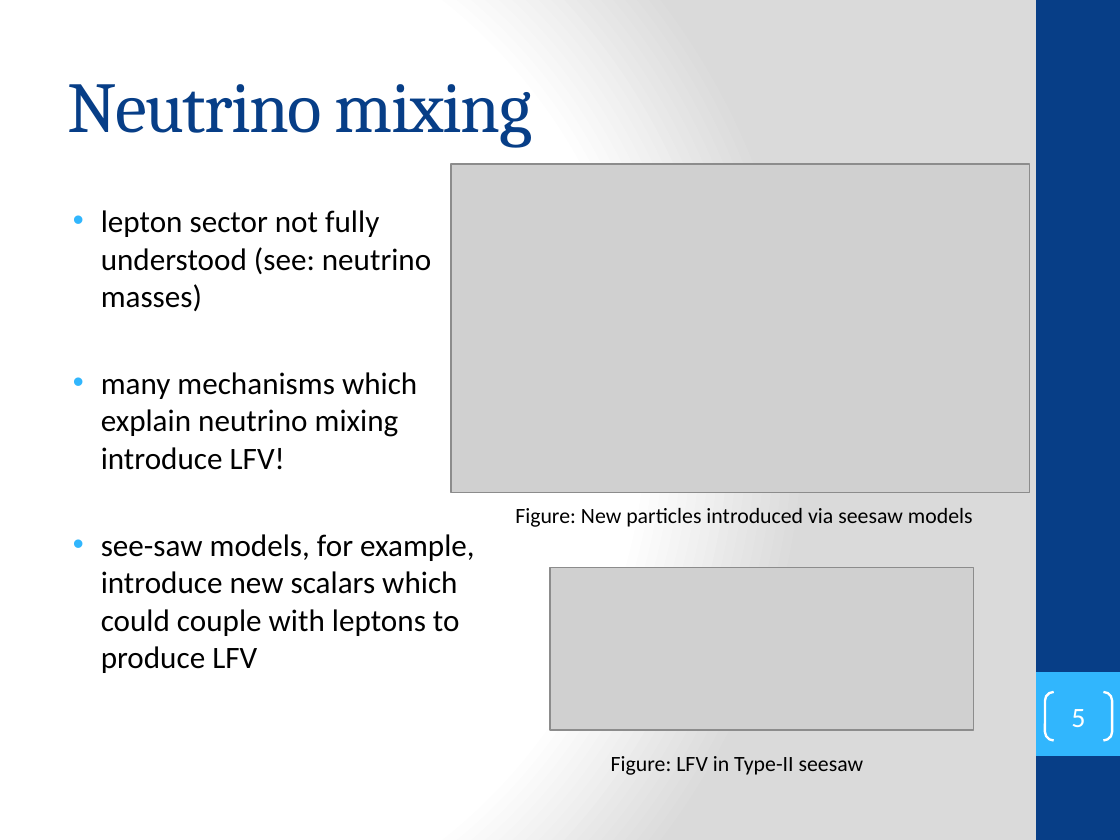
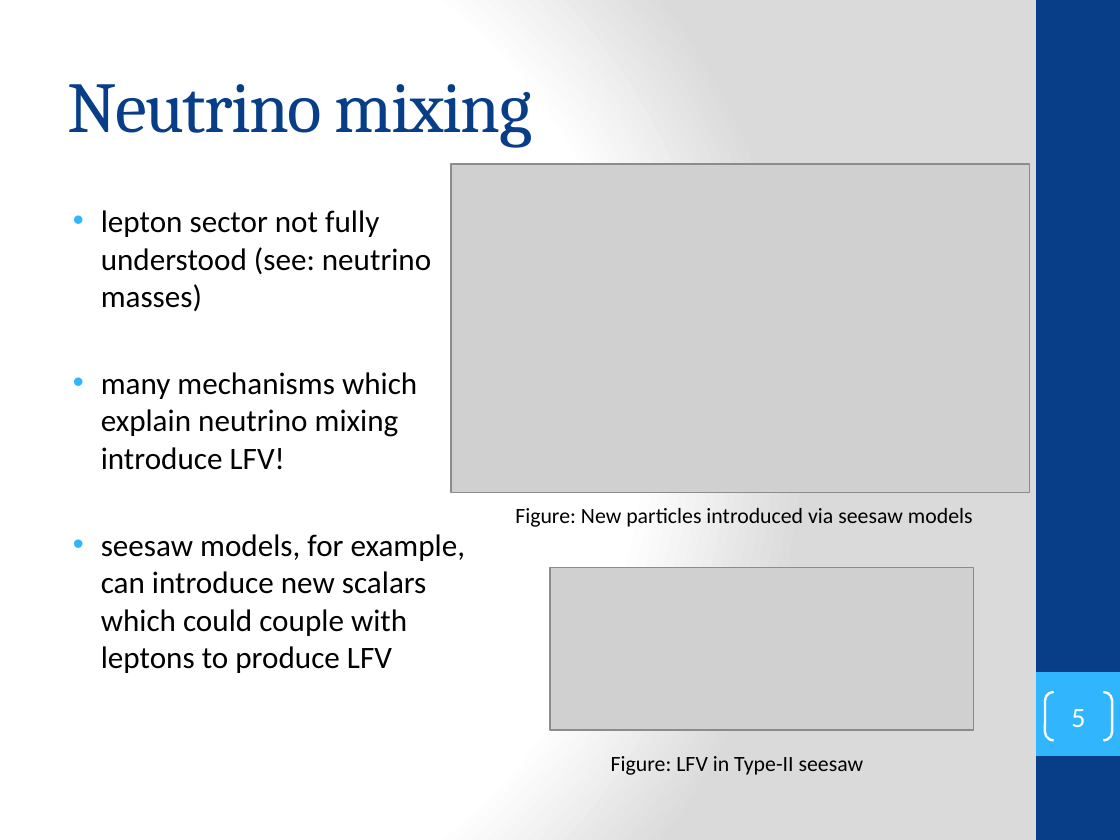
Before and after one commit to secret-agent-drone/lit-review, a slide deck: slide 5 of LiteratureReview_talk/lit_review_talk.pptx. Drawn at 1120x840 pixels with LibreOffice and Linux fonts; fonts in the diff are those of the drawing; grey boxes stand for pictures. Boxes give left, top, right and bottom in pixels: in the first picture for what was removed or moved away, otherwise in the second. Text is boxed around its words. In the diff, an @@ line names an element or a change of style, - is before the commit and + after.

```diff
--- a/LiteratureReview_talk/lit_review_talk.pptx
+++ b/LiteratureReview_talk/lit_review_talk.pptx
@@ text at (101,534,466,673): text changed @@
-• see-saw models, for example, introduce new scalars which could couple with leptons to produce LFV
+• seesaw models, for example, can introduce new scalars which could couple with leptons to produce LFV
```
Also in this commit, not shown: 2 other slides changed, 7 other files.
